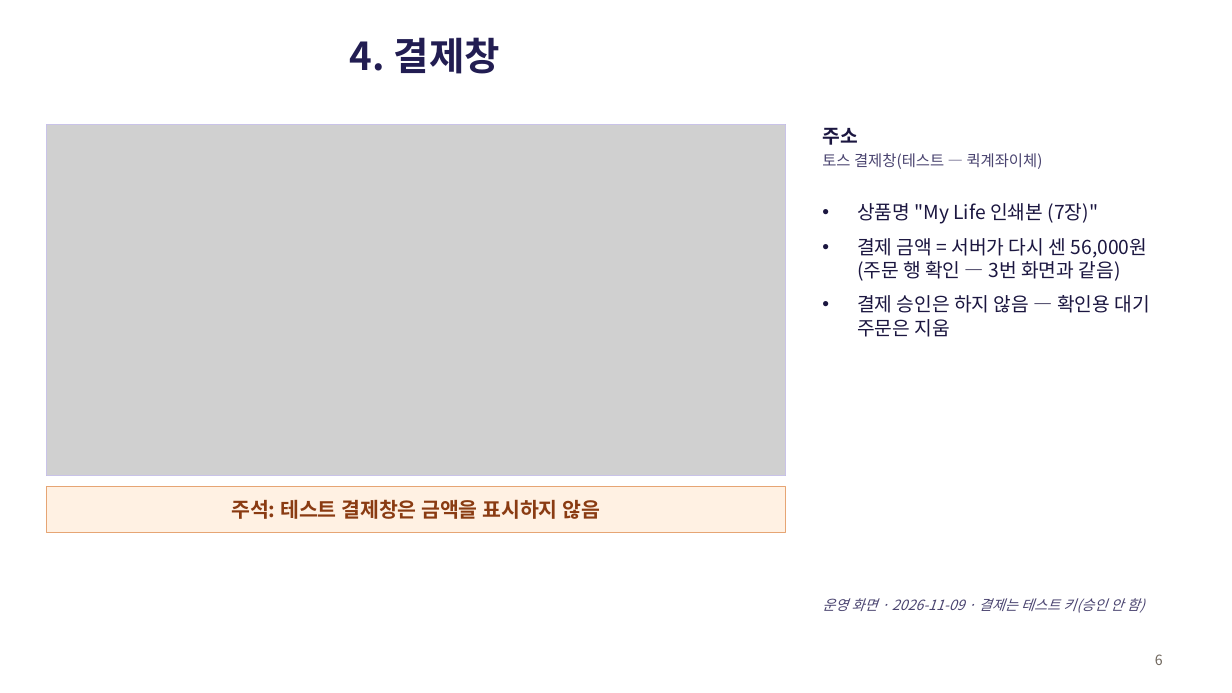
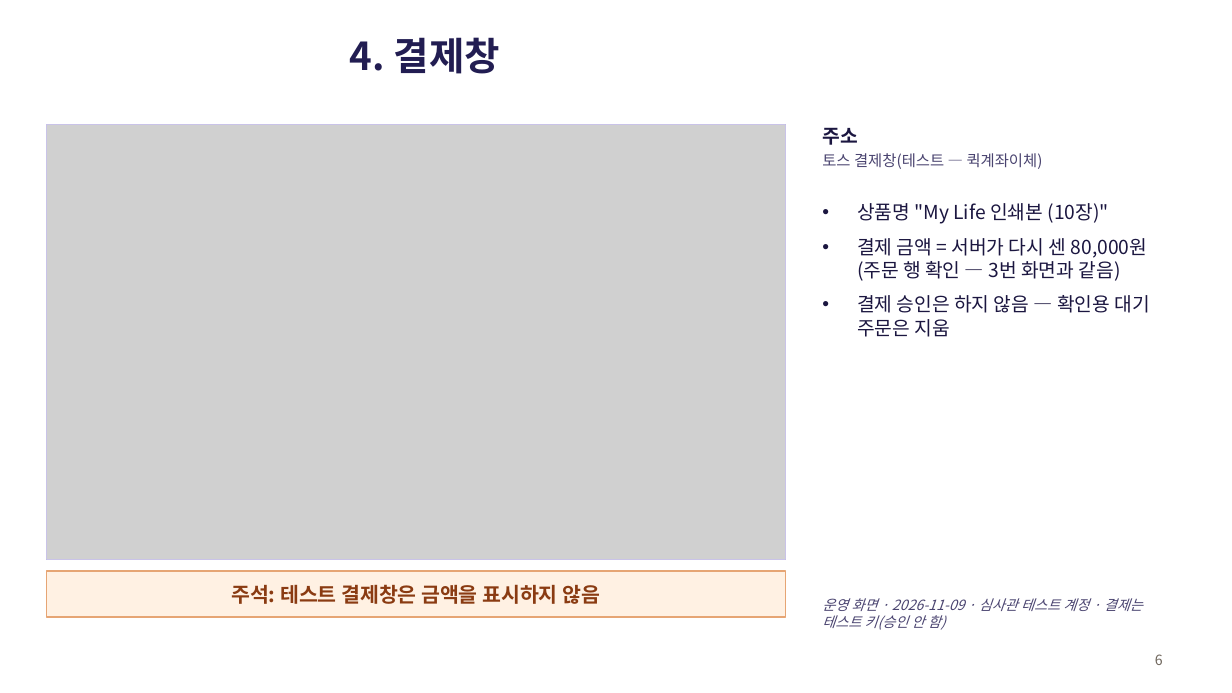
Before and after one commit to sml122900/lifebook, a slide deck: slide 6 of docs/toss/lifebook-결제경로.pptx. Drawn at 1232x693 pixels with LibreOffice and Linux fonts; fonts in the diff are those of the drawing; grey boxes stand for pictures. Boxes give left, top, right and bottom in pixels: in the first picture for what was removed or moved away, otherwise in the second. Text is boxed around its words. In the diff, an @@ line names an element or a change of style, - is before the commit and + after.

```diff
--- a/docs/toss/lifebook-결제경로.pptx
+++ b/docs/toss/lifebook-결제경로.pptx
@@ picture: place and size @@
-picture at <box>46,125,786,476</box>
+picture at <box>46,125,786,560</box>
@@ rectangle: place and size @@
-rectangle at <box>46,125,786,476</box>
+rectangle at <box>46,125,786,560</box>
@@ text at <box>857,203,1147,281</box>: text changed @@
-• 상품명 "My Life 인쇄본 (7장)"
-• 결제 금액 = 서버가 다시 센 56,000원(주문 행 확인 — 3번 화면과 같음)
+• 상품명 "My Life 인쇄본 (10장)"
+• 결제 금액 = 서버가 다시 센 80,000원(주문 행 확인 — 3번 화면과 같음)
@@ rectangle "주석: 테스트 결제창은 금액을 표시하지 ...": place and size @@
-rectangle "주석: 테스트 결제창은 금액을 표시하지 ..." at <box>46,487,786,533</box>
+rectangle "주석: 테스트 결제창은 금액을 표시하지 ..." at <box>46,571,786,617</box>
@@ text at <box>822,598,1143,630</box>: text changed @@
-운영 화면 · 2026-11-09 · 결제는 테스트 키(승인 안 함)
+운영 화면 · 2026-11-09 · 심사관 테스트 계정 · 결제는 테스트 키(승인 안 함)
```
Also in this commit, not shown: 5 other slides changed, 2 other files.
